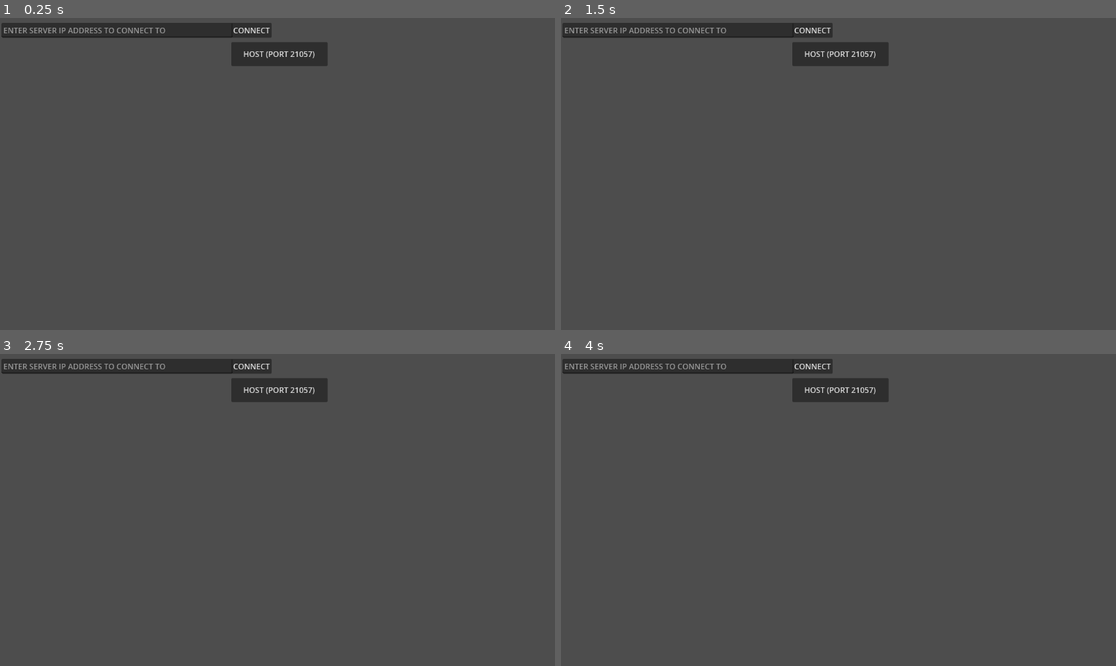
Above: before the commit, frames 1-4 (two rows, left to right).
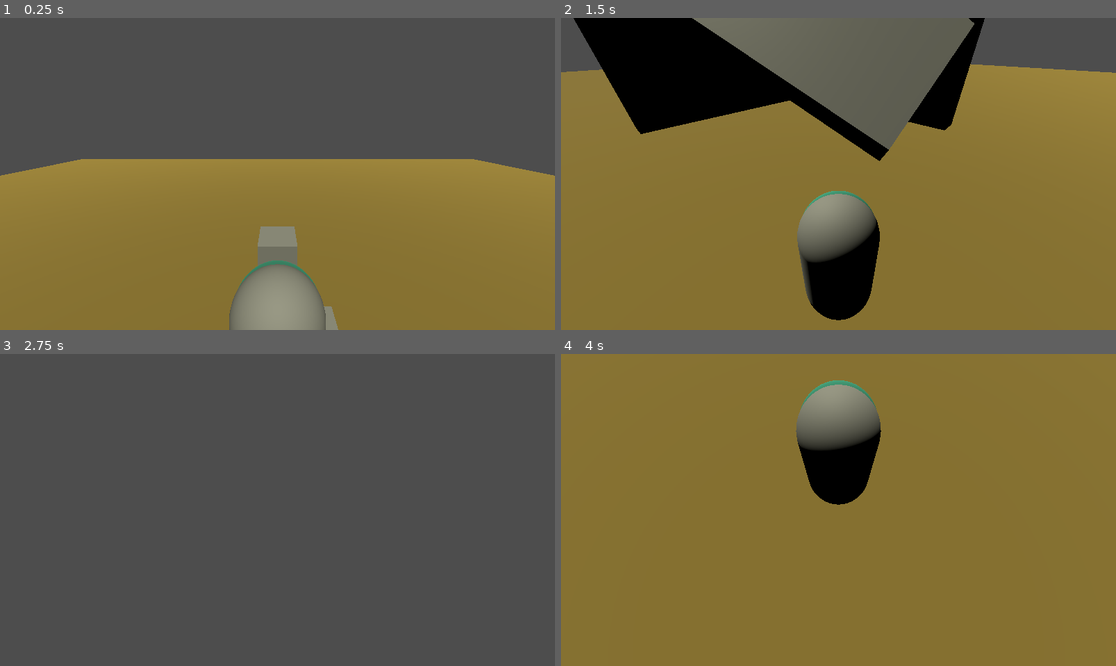
Above: after the commit, the same moments.

Repository: extract/over-fort-2
Game: Godot game, scene res://scenes/maps/local_test/local_test_map.tscn
Same seed, same stepped clock (60 frames per second), same inputs: the game is played once before the commit and once after it. Before the commit the project starts from res://scenes/menu/menu.tscn.
Inputs (mouse positions are in pixels of both pictures, inside the frame that each line leads up to):
- Up to frame 1 (0.25 s): no input
- Up to frame 2 (1.5 s): move the mouse to (960, 158) at 0.52 s; hold D (right) 0.53-1.28 s; tap Space (jump) at 0.77 s; move the mouse to (727, 189) at 1.27 s; hold S (backward) from 1.28 s (still down)
- Up to frame 3 (2.75 s): tap Space (jump) at 1.52 s; move the mouse to (333, 441) at 2.02 s; release S (backward) at 2.03 s; hold D (right) from 2.03 s (still down)
- Up to frame 4 (4 s): tap Enter at 2.75 s; move the mouse to (810, 572) at 2.77 s; release D (right) at 2.78 s; hold W (forward) 2.78-3.53 s; tap Space (jump) at 3.02, 3.77 s; move the mouse to (1005, 556) at 3.52 s; hold A (left) from 3.53 s (still down)

The runs differ from the first frame. In frame 1, 57% of the frame differs, in the area x 0-100%, y 1-100%; in frame 2, 87%; in frame 3, 3.4%; in frame 4, 99%, in the area x 0-100%, y 0-100%.

Commit message:
Added hitboxes to rockets and hurtboxes to boxes
- hurtboxes in boxes of boxes

Diff:
--- a/project.godot
+++ b/project.godot
@@ -11,7 +11,7 @@
 [application]
 
 config/name="OverFort2"
-run/main_scene="uid://cho0rrlnqk2wt"
+run/main_scene="uid://dqhhnv08q6fe6"
 config/features=PackedStringArray("4.5", "Forward Plus")
 config/icon="res://icon.svg"
 
--- a/scenes/rocket_launcher/rocket.gd
+++ b/scenes/abilities/rocket_launcher/rocket.gd
@@ -1,8 +1,7 @@
-extends RigidBody3D
+extends Node3D
 
 
 @export var speed = 10
-@export var damage = 10
 
 
 func _process(delta: float) -> void:
--- /dev/null
+++ b/scenes/abilities/rocket_launcher/rocket.tscn
@@ -0,0 +1,29 @@
+[gd_scene load_steps=6 format=3 uid="uid://blccu0n2svk1"]
+
+[ext_resource type="Script" uid="uid://dqmuhliorg0ci" path="res://scenes/abilities/rocket_launcher/rocket.gd" id="1_3341w"]
+[ext_resource type="Script" uid="uid://lnpoiudlfafe" path="res://scripts/gameplay/hitbox.gd" id="2_cjd58"]
+
+[sub_resource type="StandardMaterial3D" id="StandardMaterial3D_qkmm1"]
+albedo_color = Color(0.593, 3.609, 12.061, 1)
+
+[sub_resource type="CapsuleMesh" id="CapsuleMesh_agf72"]
+material = SubResource("StandardMaterial3D_qkmm1")
+
+[sub_resource type="CapsuleShape3D" id="CapsuleShape3D_dkv7l"]
+radius = 0.1
+height = 1.0
+
+[node name="Rocket" type="Node3D"]
+script = ExtResource("1_3341w")
+
+[node name="MeshInstance3D" type="MeshInstance3D" parent="."]
+transform = Transform3D(0.2, 0, 0, 0, -2.1855694e-08, -0.2, 0, 0.5, -8.742278e-09, 0, 0, 0)
+mesh = SubResource("CapsuleMesh_agf72")
+
+[node name="HitBox" type="Area3D" parent="."]
+script = ExtResource("2_cjd58")
+damage = 25.0
+
+[node name="CollisionShape3D2" type="CollisionShape3D" parent="HitBox"]
+transform = Transform3D(1, 0, 0, 0, -4.371139e-08, -1, 0, 1, -4.371139e-08, 0, 0, 0)
+shape = SubResource("CapsuleShape3D_dkv7l")
--- /dev/null
+++ b/scenes/abilities/rocket_launcher/rocket_launcher.tscn
@@ -0,0 +1,9 @@
+[gd_scene load_steps=3 format=3 uid="uid://y36k7rxn4fpp"]
+
+[ext_resource type="Script" uid="uid://qqeklbg3n23m" path="res://scenes/abilities/rocket_launcher/rocket_launcher.gd" id="1_mm0yg"]
+[ext_resource type="PackedScene" uid="uid://blccu0n2svk1" path="res://scenes/abilities/rocket_launcher/rocket.tscn" id="2_vlcf2"]
+
+[node name="RocketLauncher" type="Node3D"]
+script = ExtResource("1_mm0yg")
+action_key = "left_mouse"
+rocket = ExtResource("2_vlcf2")
--- a/scenes/maps/local_test/local_test_map.tscn
+++ b/scenes/maps/local_test/local_test_map.tscn
@@ -10,9 +10,6 @@
 [node name="DirectionalLight3D" type="DirectionalLight3D" parent="."]
 transform = Transform3D(1, 0, 0, 0, 0.5465113, 0.83745176, 0, -0.83745176, 0.5465113, 0, 7.6711407, 7.299741)
 light_color = Color(1, 1, 0.8745098, 1)
-
-[node name="Box" parent="." instance=ExtResource("1_2es1a")]
-transform = Transform3D(1, 0, 0, 0, 1, 0, 0, 0, 1, 0, 3.4083147, -3.2461233)
 
 [node name="Floor100x100" parent="." instance=ExtResource("2_tc2xj")]
 
@@ -27,3 +24,24 @@
 
 [node name="LocalPlayer" parent="." instance=ExtResource("4_u1u77")]
 transform = Transform3D(1, 0, 0, 0, 1, 0, 0, 0, 1, 0, 8.064253, 0)
+speed = 18.0
+
+[node name="Bunch of boxes" type="Node" parent="."]
+
+[node name="Box" parent="Bunch of boxes" instance=ExtResource("1_2es1a")]
+transform = Transform3D(1, 0, 0, 0, 1, 0, 0, 0, 1, 0, 3.4083147, -3.2461233)
+
+[node name="HittableBox" parent="Bunch of boxes" instance=ExtResource("1_2es1a")]
+transform = Transform3D(1, 0, 0, 0, 1, 0, 0, 0, 1, 0, 5.7144995, -3.2461233)
+
+[node name="HittableBox2" parent="Bunch of boxes" instance=ExtResource("1_2es1a")]
+transform = Transform3D(1, 0, 0, 0, 1, 0, 0, 0, 1, 0, 7.0041933, -3.2461233)
+
+[node name="Box2" parent="Bunch of boxes" instance=ExtResource("1_2es1a")]
+transform = Transform3D(1, 0, 0, 0, 1, 0, 0, 0, 1, 0, 4.502559, -3.2461233)
+
+[node name="Box3" parent="Bunch of boxes" instance=ExtResource("1_2es1a")]
+transform = Transform3D(1, 0, 0, 0, 1, 0, 0, 0, 1, 1.7478743, 2.8200998, -3.2461233)
+
+[node name="Box4" parent="Bunch of boxes" instance=ExtResource("1_2es1a")]
+transform = Transform3D(1, 0, 0, 0, 1, 0, 0, 0, 1, 1.3116567, 4.0144024, -3.2461233)
--- a/scenes/player/local_player.tscn
+++ b/scenes/player/local_player.tscn
@@ -1,8 +1,10 @@
-[gd_scene load_steps=8 format=3 uid="uid://ct6dcr7qtsamo"]
+[gd_scene load_steps=10 format=3 uid="uid://ct6dcr7qtsamo"]
 
 [ext_resource type="Script" uid="uid://delfsbhi7fgkv" path="res://scenes/player/player.gd" id="1_beej8"]
+[ext_resource type="Script" uid="uid://d1rjw7nsb1ymd" path="res://scripts/gameplay/hurtbox.gd" id="2_cv68x"]
 [ext_resource type="Script" uid="uid://bxyw1qh8owlet" path="res://scenes/player/camera_look.gd" id="2_okac2"]
-[ext_resource type="PackedScene" uid="uid://y36k7rxn4fpp" path="res://scenes/rocket_launcher/rocket_launcher.tscn" id="3_cv68x"]
+[ext_resource type="PackedScene" uid="uid://y36k7rxn4fpp" path="res://scenes/abilities/rocket_launcher/rocket_launcher.tscn" id="3_cv68x"]
+[ext_resource type="Script" uid="uid://55mvtmp82ky7" path="res://scripts/gameplay/health_component.gd" id="5_cv68x"]
 
 [sub_resource type="CapsuleShape3D" id="CapsuleShape3D_pjt0s"]
 
@@ -20,15 +22,25 @@
 [node name="CollisionShape3D" type="CollisionShape3D" parent="."]
 shape = SubResource("CapsuleShape3D_pjt0s")
 
-[node name="MeshInstance3D" type="MeshInstance3D" parent="."]
+[node name="Body" type="MeshInstance3D" parent="."]
 mesh = SubResource("CapsuleMesh_wa5vi")
 
 [node name="Camera3D" type="Camera3D" parent="."]
-transform = Transform3D(1, 0, 0, 0, 1, 0, 0, 0, 1, 0, 0.61238444, -0.5153255)
+transform = Transform3D(1, 0, 0, 0, 0.9659258, 0.25881904, 0, -0.25881904, 0.9659258, 0, 2.5, 1.685)
 script = ExtResource("2_okac2")
 
-[node name="MeshInstance3D2" type="MeshInstance3D" parent="."]
+[node name="Face" type="MeshInstance3D" parent="."]
 transform = Transform3D(1, 0, 0, 0, 1, 0, 0, 0, 1, 0, 0.42697042, -0.15429068)
 mesh = SubResource("SphereMesh_dovo2")
 
 [node name="RocketLauncher" parent="." instance=ExtResource("3_cv68x")]
+
+[node name="Hurtbox" type="Area3D" parent="." node_paths=PackedStringArray("health_component")]
+script = ExtResource("2_cv68x")
+health_component = NodePath("Hitpoints")
+
+[node name="Hitpoints" type="Node" parent="Hurtbox"]
+script = ExtResource("5_cv68x")
+
+[node name="CollisionShape3D" type="CollisionShape3D" parent="Hurtbox"]
+shape = SubResource("CapsuleShape3D_pjt0s")
--- a/scenes/rocket_launcher/rocket.tscn
+++ /dev/null
@@ -1,26 +0,0 @@
-[gd_scene load_steps=5 format=3 uid="uid://blccu0n2svk1"]
-
-[ext_resource type="Script" uid="uid://dqmuhliorg0ci" path="res://scenes/rocket_launcher/rocket.gd" id="1_3341w"]
-
-[sub_resource type="CapsuleShape3D" id="CapsuleShape3D_dkv7l"]
-radius = 0.1
-height = 1.0
-
-[sub_resource type="StandardMaterial3D" id="StandardMaterial3D_qkmm1"]
-albedo_color = Color(0.78039217, 0, 0.91764706, 1)
-
-[sub_resource type="CapsuleMesh" id="CapsuleMesh_agf72"]
-material = SubResource("StandardMaterial3D_qkmm1")
-
-[node name="Rocket" type="RigidBody3D"]
-script = ExtResource("1_3341w")
-
-[node name="CollisionShape3D" type="CollisionShape3D" parent="."]
-transform = Transform3D(1, 0, 0, 0, -4.371139e-08, -1, 0, 1, -4.371139e-08, 0, 0, 0)
-shape = SubResource("CapsuleShape3D_dkv7l")
-
-[node name="MeshInstance3D" type="MeshInstance3D" parent="."]
-transform = Transform3D(0.2, 0, 0, 0, -2.1855694e-08, -0.2, 0, 0.5, -8.742278e-09, 0, 0, 0)
-mesh = SubResource("CapsuleMesh_agf72")
-
-[connection signal="body_entered" from="." to="." method="_on_body_entered"]
--- a/scenes/rocket_launcher/rocket_launcher.tscn
+++ /dev/null
@@ -1,9 +0,0 @@
-[gd_scene load_steps=3 format=3 uid="uid://y36k7rxn4fpp"]
-
-[ext_resource type="Script" uid="uid://qqeklbg3n23m" path="res://scenes/rocket_launcher/rocket_launcher.gd" id="1_mm0yg"]
-[ext_resource type="PackedScene" uid="uid://blccu0n2svk1" path="res://scenes/rocket_launcher/rocket.tscn" id="2_vlcf2"]
-
-[node name="RocketLauncher" type="Node3D"]
-script = ExtResource("1_mm0yg")
-action_key = "left_mouse"
-rocket = ExtResource("2_vlcf2")
--- a/scenes/shapes/dynamic/box.tscn
+++ b/scenes/shapes/dynamic/box.tscn
@@ -1,13 +1,29 @@
-[gd_scene load_steps=3 format=3 uid="uid://dgsrfg1p7easw"]
+[gd_scene load_steps=6 format=3 uid="uid://dgsrfg1p7easw"]
+
+[ext_resource type="Script" uid="uid://vqylal45mlcd" path="res://scripts/gameplay/remove_on_death.gd" id="1_jvqag"]
+[ext_resource type="Script" uid="uid://d1rjw7nsb1ymd" path="res://scripts/gameplay/hurtbox.gd" id="1_t8jlp"]
+[ext_resource type="Script" uid="uid://55mvtmp82ky7" path="res://scripts/gameplay/health_component.gd" id="2_jvqag"]
+
+[sub_resource type="BoxMesh" id="BoxMesh_g2tbl"]
 
 [sub_resource type="BoxShape3D" id="BoxShape3D_oyhfb"]
 
-[sub_resource type="BoxMesh" id="BoxMesh_g2tbl"]
+[node name="Box" type="RigidBody3D" node_paths=PackedStringArray("health_component")]
+script = ExtResource("1_jvqag")
+health_component = NodePath("Hitpoints")
 
-[node name="Box" type="RigidBody3D"]
+[node name="MeshInstance3D" type="MeshInstance3D" parent="."]
+mesh = SubResource("BoxMesh_g2tbl")
+
+[node name="Hurtbox" type="Area3D" parent="." node_paths=PackedStringArray("health_component")]
+script = ExtResource("1_t8jlp")
+health_component = NodePath("../Hitpoints")
+
+[node name="CollisionShape3D" type="CollisionShape3D" parent="Hurtbox"]
+shape = SubResource("BoxShape3D_oyhfb")
 
 [node name="CollisionShape3D" type="CollisionShape3D" parent="."]
 shape = SubResource("BoxShape3D_oyhfb")
 
-[node name="MeshInstance3D" type="MeshInstance3D" parent="."]
-mesh = SubResource("BoxMesh_g2tbl")
+[node name="Hitpoints" type="Node" parent="."]
+script = ExtResource("2_jvqag")
--- /dev/null
+++ b/scripts/gameplay/health_component.gd
@@ -0,0 +1,20 @@
+# health_component.gd
+extends Node
+class_name HealthComponent
+
+signal health_changed(new_health: float)
+signal died
+
+@export var max_health: float = 100.0
+@onready var current_health: float = max_health
+
+func take_damage(amount: float):
+	current_health = clamp(current_health - amount, 0, max_health)
+	health_changed.emit(current_health)
+
+	if current_health <= 0:
+		died.emit()
+
+func heal(amount: float):
+	current_health = clamp(current_health + amount, 0, max_health)
+	health_changed.emit(current_health)
--- /dev/null
+++ b/scripts/gameplay/hitbox.gd
@@ -0,0 +1,16 @@
+# hitbox.gd
+extends Area3D
+class_name Hitbox
+
+@export var damage: float = 10.0
+
+func _init():
+	# Connect the signal automatically
+	area_entered.connect(_on_area_entered)
+
+func _on_area_entered(area: Area3D):
+	# This is the "Interface" check: if it's a Hurtbox, hit it
+	print("Entered a node3D.")
+	if area is Hurtbox:
+		print("Found Hurtbox")
+		area.handle_hit(damage)
--- /dev/null
+++ b/scripts/gameplay/hurtbox.gd
@@ -0,0 +1,9 @@
+extends Area3D
+class_name Hurtbox
+
+# Link this to the HealthComponent in the inspector
+@export var health_component: HealthComponent
+
+func handle_hit(damage: float):
+	if health_component:
+		health_component.take_damage(damage)
--- /dev/null
+++ b/scripts/gameplay/remove_on_death.gd
@@ -0,0 +1,13 @@
+extends Node
+
+# This creates a slot in the Inspector window
+@export var health_component: HealthComponent
+
+func _ready() -> void:
+	if health_component:
+		health_component.died.connect(_on_died)
+	else:
+		push_error("HealthComponent not assigned to " + owner.name)
+
+func _on_died():
+	queue_free()
Renamed: scenes/rocket_launcher/rocket.gd.uid -> scenes/abilities/rocket_launcher/rocket.gd.uid
Renamed: scenes/rocket_launcher/rocket_launcher.gd -> scenes/abilities/rocket_launcher/rocket_launcher.gd
Renamed: scenes/rocket_launcher/rocket_launcher.gd.uid -> scenes/abilities/rocket_launcher/rocket_launcher.gd.uid
Not shown, added: scripts/gameplay/health_component.gd.uid
Not shown, added: scripts/gameplay/hitbox.gd.uid
Not shown, added: scripts/gameplay/hurtbox.gd.uid
Not shown, added: scripts/gameplay/remove_on_death.gd.uid
